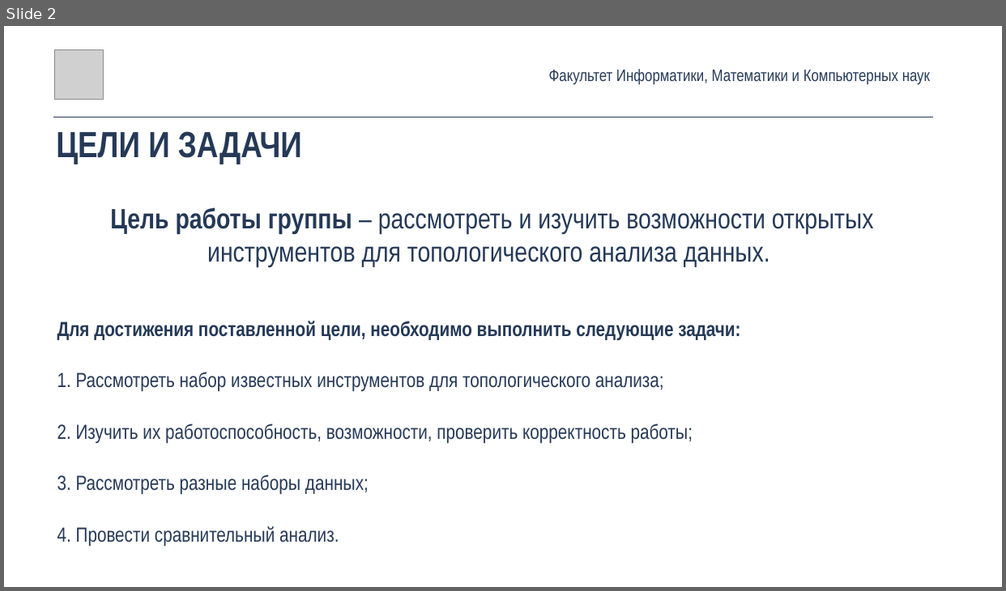
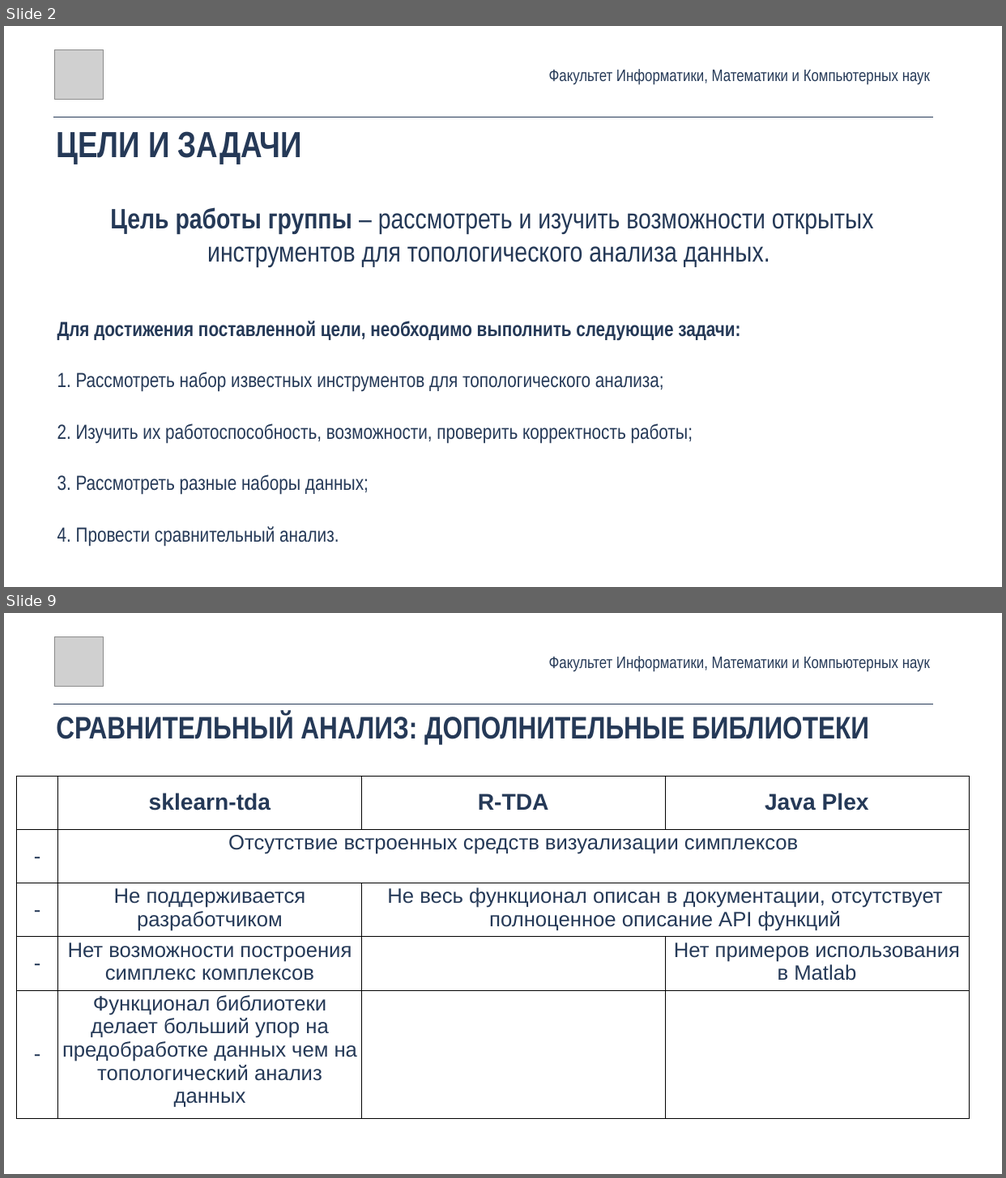
Before and after one commit to maksimovVva/hse-tda, a slide deck: survey.pptx. Shown one above the other, each under a label of ours: slide 2 before the commit, slides 2 and 9 after it; the slides between them are not shown. The pictures are 1006x591 and 1006x1178 pixels, drawn with LibreOffice and Linux fonts; fonts in the diff are those of the drawing; grey boxes stand for pictures. Boxes give left, top, right and bottom in pixels: in the first picture for what was removed or moved away, otherwise in the second. Text is boxed around its words. In the diff, an @@ line names an element or a change of style, - is before the commit and + after.

```diff
--- a/survey.pptx
+++ b/survey.pptx
@@ slide 9 added at box(4, 613, 1002, 1174), background #FFFFFF @@
@@ picture added at box(54, 637, 103, 686) @@
@@ text added at box(549, 656, 930, 672), 32 pt, text #253957 @@
+Факультет Информатики, Математики и Компьютерных наук
@@ line added from (53, 704) to (933, 704), #253957 1 pt @@
@@ text added at box(56, 713, 869, 745), 60 pt, text #253957, bold @@
+СРАВНИТЕЛЬНЫЙ АНАЛИЗ: ДОПОЛНИТЕЛЬНЫЕ БИБЛИОТЕКИ
@@ table added at box(17, 776, 968, 1110), 5 rows, 4 columns @@
+ | sklearn-tda | R-TDA | Java Plex
+- | Отсутствие встроенных средств визуализации симплексов |  | 
+- | Не поддерживается разработчиком | Не весь функционал описан в документации, отсутствует полноценное описание API функций | 
+- | Нет возможности построения симплекс комплексов |  | Нет примеров использования в Matlab
+- | Функционал библиотеки делает больший упор на предобработке данных чем на топологический анализ данных |  | 
```
Also in this commit, not shown: 4 slides changed, 5 other slides added, 8 slides removed, 33 other files.
